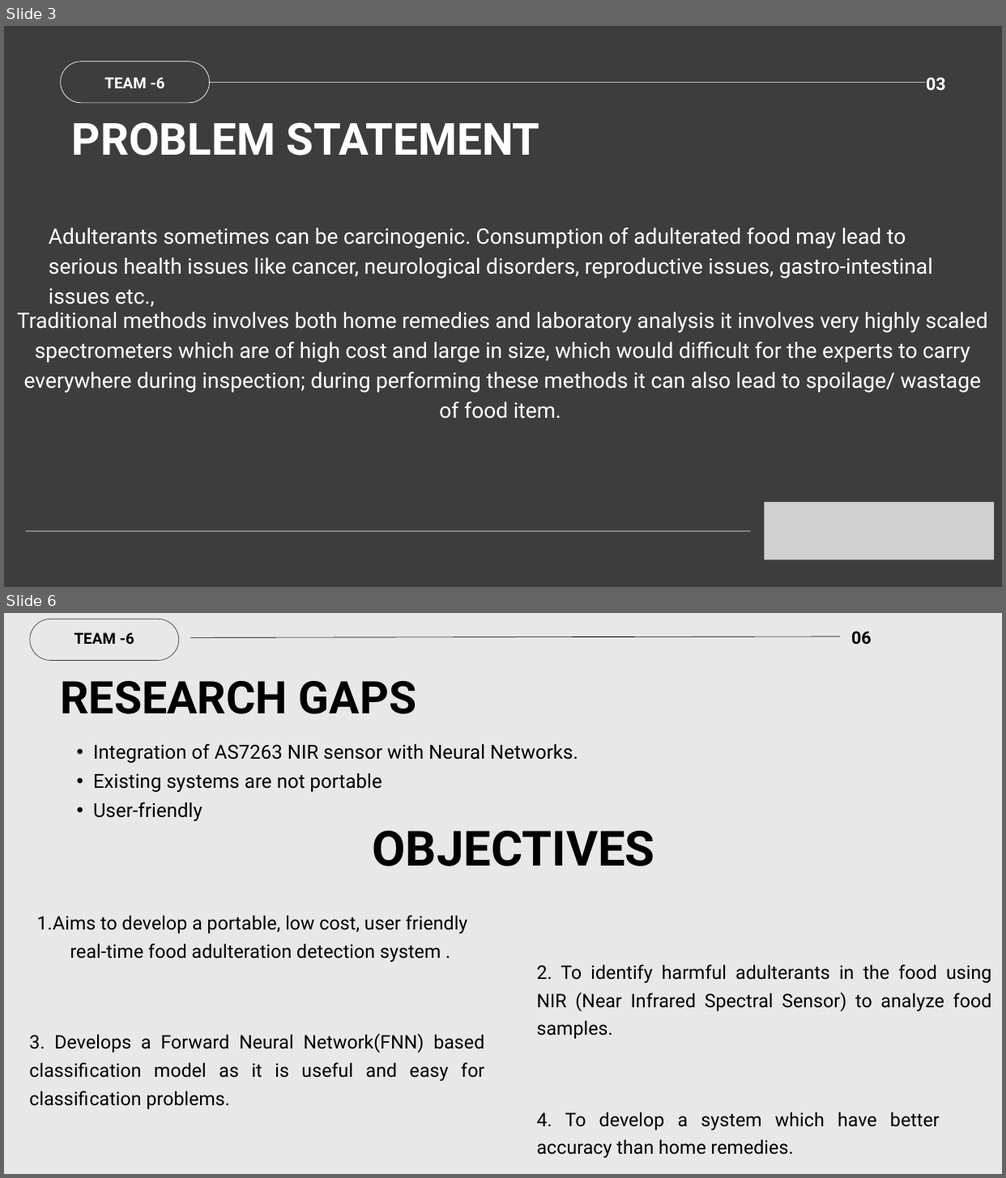
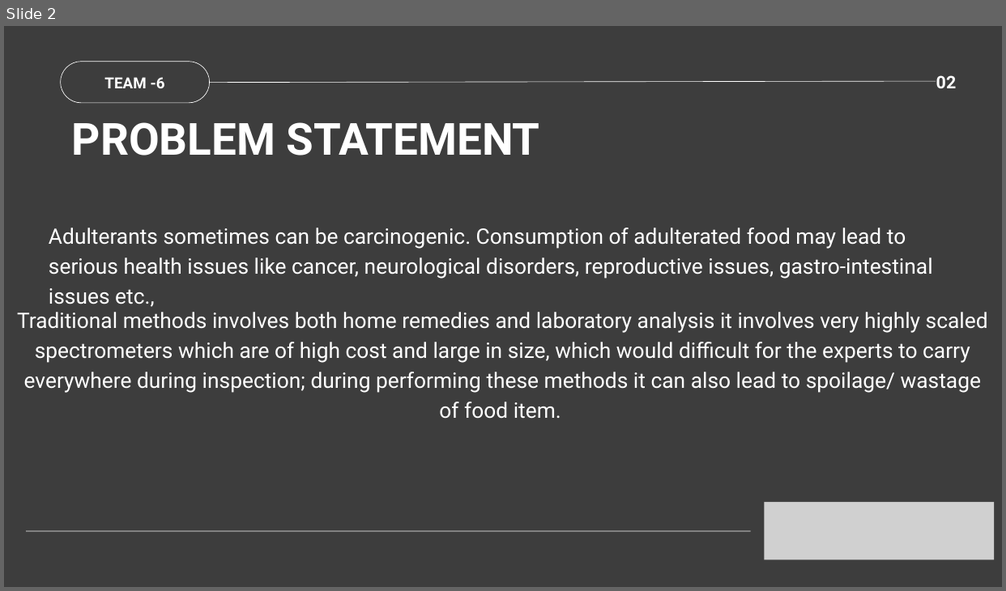
Before and after one commit to KV-a1/Analog-and-NN-CNN-GNN, a slide deck: TEAM - 6.pptx. Shown one above the other, each under a label of ours: slides 3 and 6 before the commit, slide 2 after it; the slides between them are not shown. The pictures are 1006x1178 and 1006x591 pixels, drawn with LibreOffice and Linux fonts; fonts in the diff are those of the drawing; grey boxes stand for pictures. Boxes give left, top, right and bottom in pixels: in the first picture for what was removed or moved away, otherwise in the second. Text is boxed around its words. In the diff, an @@ line names an element or a change of style, - is before the commit and + after.

```diff
--- a/TEAM - 6.pptx
+++ b/TEAM - 6.pptx
@@ slide 6 removed at <box>4,613,1002,1174</box>, background #E8E8E8 @@
@@ freeform shape removed at <box>29,619,179,661</box> @@
@@ text removed at <box>74,632,134,644</box> @@
-TEAM -6
@@ line removed from (190, 637) to (840, 636) @@
@@ text removed at <box>851,631,872,645</box> @@
-06
@@ text removed at <box>60,681,416,714</box> @@
-RESEARCH GAPS
@@ text removed at <box>93,744,578,821</box> @@
-  • Integration of AS7263 NIR sensor with Neural Networks.
-  • Existing systems are not portable
-  • User-friendly
@@ text removed at <box>373,831,655,867</box> @@
-OBJECTIVES
@@ text removed at <box>37,915,468,962</box> @@
-  1. Aims to develop a portable, low cost, user friendly real-time food adulteration detection system .
@@ text removed at <box>537,965,992,1039</box> @@
-2. To identify harmful adulterants in the food using NIR (Near Infrared Spectral Sensor) to analyze food samples.
@@ text removed at <box>29,1033,484,1110</box> @@
-3. Develops a Forward Neural Network(FNN) based classification model as it is useful and easy for classification problems.
@@ text removed at <box>537,1112,940,1158</box> @@
-4. To develop a system which have better accuracy than home remedies.
@@ what was slide 3 is now slide 2 @@
@@ slide 2 changed as well @@
@@ line moved from (210, 83) - (926, 83) to (210, 83) - (936, 81) @@
@@ text at <box>936,75,957,88</box>: text changed @@
-03
+02
```
Also in this commit, not shown: 3 other slides changed, 6 slides added, 9 other slides removed.
